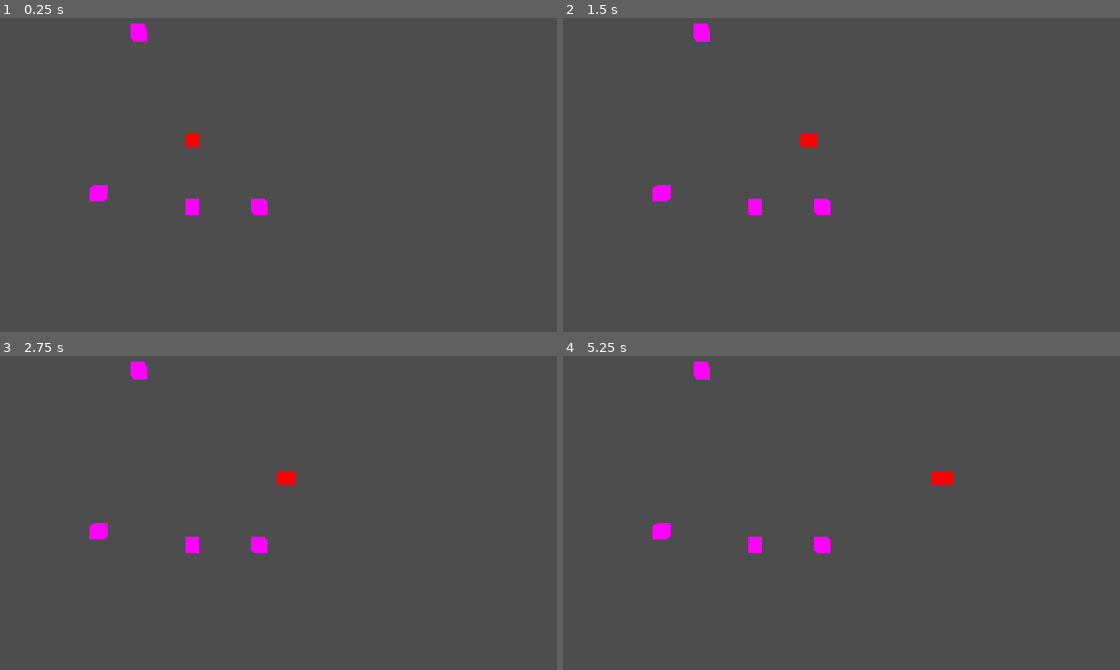
Above: before the commit, frames 1-4 (two rows, left to right).
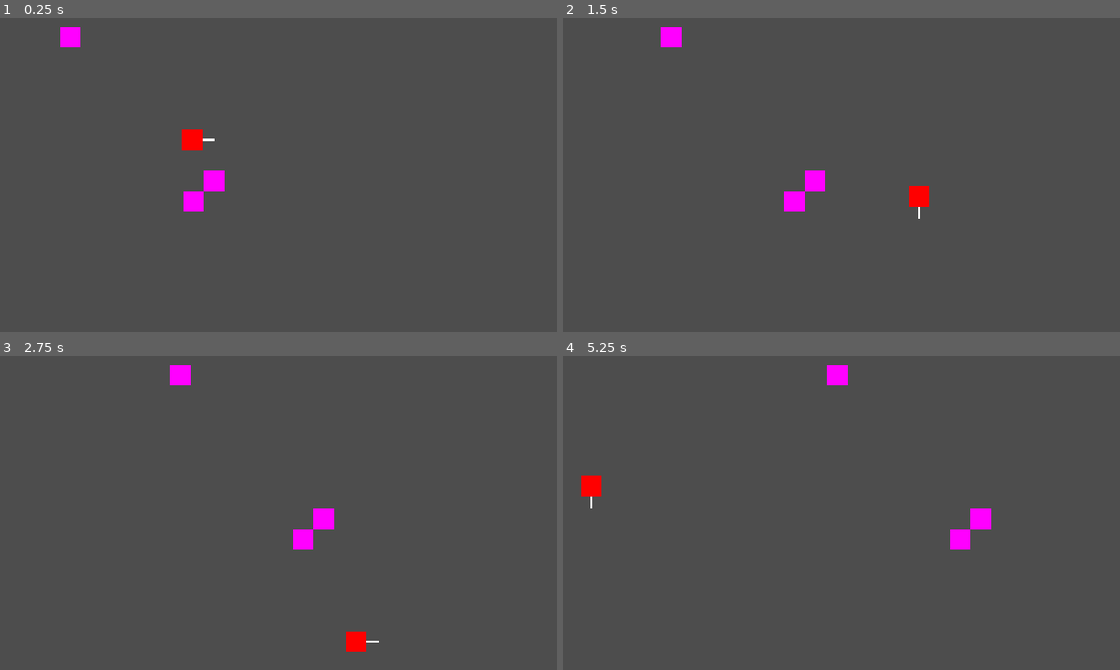
Above: after the commit, the same moments.

Repository: ralabate/cylinder-sorcerer
Game: Godot game, scene res://main.tscn
Same seed, same stepped clock (60 frames per second), same inputs: the game is played once before the commit and once after it.
Inputs:
- Up to frame 1 (0.25 s): no input
- Up to frame 2 (1.5 s): tap Enter (ui_accept) at 0.5, 0.77, 0.8, 1.07, 1.35 s; hold D 0.53-1.28 s; hold J 0.53-1.28 s; hold S from 1.28 s (still down)
- Up to frame 3 (2.75 s): tap Enter (ui_accept) at 1.52, 1.82, 2.3 s; tap J at 1.55 s; release S at 2.03 s; hold D from 2.03 s (still down); hold J from 2.03 s (still down)
- Up to frame 4 (5.25 s): release D at 2.78 s; release J at 2.78 s; hold W 2.78-3.53 s; tap J at 2.85, 4.35 s; tap Enter (ui_accept) at 3.02, 3.32, 3.6, 3.77, 4.07, 4.52, 4.82 s; hold A 3.53-5.03 s; hold S from 5.03 s (still down); hold J from 5.03 s (still down)

The runs differ from the first frame. In frame 1, 1.3% of the frame differs, in the area x 10-49%, y 1-63%; in frame 2, 1.7%; in frame 3, 1.7%; in frame 4, 1.8%, in the area x 3-77%, y 1-63%.

Commit message:
add baddies and sword

Diff:
--- a/cylinder-sorcerer/main.gd
+++ b/cylinder-sorcerer/main.gd
@@ -1,56 +1,152 @@
 extends Node3D
 
-@export var NUM_BADDIES: int
+const PLAYER_SPEED = 0.23
+const PLAYER_RADIUS = 0.5
+const PLAYER_SIZE = 1.0
+const PLAYER_ATTACK_ROOT_MOTION = 0.20
+
+const PLAYER_SWORD_FRAMES = 5
+const PLAYER_SWORD_IDLE_ANGLE = 0.0 # switch to degrees
+const PLAYER_SWORD_ATTACK_START_ANGLE = -0.80
+const PLAYER_SWORD_ATTACK_ANGLE_INCREMENT = 0.50
+const PLAYER_SWORD_LENGTH = 1.1
+
+const BADDIE_COUNT = 3
+const BADDIE_SPEED = 0.05
+const BADDIE_RADIUS = 0.5
+
+const WRAP_X = 4 + 4
+const WRAP_Z = 8 + 0
+
+var was_attacking: bool
+var is_attacking: bool
+var is_moving_left: bool
+var is_moving_right: bool
+var is_moving_up: bool
+var is_moving_down: bool
+
+var frame: int
+var sword_frame: int
+
+var player: Character
+var baddie: Character
+var baddie_list: Array[Character]
+var sword_pivot: Node3D
+var sword: MeshInstance3D
+var camera: Camera3D
 
 class Character:
 
 	var pos: Vector3
+	var theta: float
 	var radius: float
 	var color: Color
-	var meshInstance: MeshInstance3D
+	var mesh_instance: MeshInstance3D
 
 	func _init(p_pos: Vector3, p_radius: float, p_color: Color):
 		self.pos = p_pos
+		self.theta = 0
 		self.radius = p_radius
 		self.color = p_color
-		self.meshInstance = MeshInstance3D.new()
-		self.meshInstance.mesh = BoxMesh.new()
+		self.mesh_instance = MeshInstance3D.new()
+		self.mesh_instance.mesh = BoxMesh.new()
+		self.mesh_instance.mesh.size = Vector3(PLAYER_SIZE, PLAYER_SIZE, PLAYER_SIZE)
 		var material = StandardMaterial3D.new()
 		material.albedo_color = p_color
 		material.flags_unshaded = true
-		self.meshInstance.mesh.surface_set_material(0, material)
+		self.mesh_instance.mesh.surface_set_material(0, material)
 
-var player: Character
-var baddie: Character
-var baddie_list: Array[Character]
-var camera: Camera3D
+func is_overlapping(p1, r1, p2, r2):
+	return(p2.x - p1.x) * (p2.x - p1.x) + (p2.z - p1.z) * (p2.z - p1.z) < (r1 + r2) * (r1 + r2)
 
 func _ready() -> void:
-	# create characters
-	player = Character.new(Vector3.ZERO, 1.0, Color.RED)
-	for i in NUM_BADDIES:
+	player = Character.new(Vector3.ZERO, PLAYER_RADIUS, Color.RED)
+
+	sword_frame = PLAYER_SWORD_FRAMES
+	sword = MeshInstance3D.new()
+	sword.mesh = BoxMesh.new()
+	sword.mesh.size = Vector3(PLAYER_SWORD_LENGTH, 0.1, 0.1)
+	var material = StandardMaterial3D.new()
+	material.albedo_color = Color.WHITE
+	material.flags_unshaded = true
+	sword.mesh.surface_set_material(0, material)
+	sword_pivot = Node3D.new()
+	sword_pivot.add_child(sword)
+	player.mesh_instance.add_child(sword_pivot)
+
+	for i in BADDIE_COUNT:
 			var random_position = Vector3.ZERO
-			random_position.x = randi_range(-10, 10)
-			random_position.z = randi_range(-10, 10)
-			baddie_list.append(Character.new(random_position, 1.0, Color.MAGENTA))
-			print("Adding baddie" + str(i) + " at x=" + str(random_position.x) + " z=" + str(random_position.z))
+			random_position.x = randi_range(-WRAP_X, WRAP_X)
+			random_position.z = randi_range(-WRAP_Z, WRAP_Z)
+			baddie_list.append(Character.new(random_position, BADDIE_RADIUS, Color.MAGENTA))
 
-	# create camera
 	camera = Camera3D.new()
+	camera.set_orthogonal(20.0, 1.0, 40.0)
 	camera.look_at_from_position(Vector3(0, 20, 0), Vector3(0, 0, 0), Vector3(0, 0, -1))
 	camera.make_current()
 
-	# add meshes and camera to render list
-	var root = get_tree().root.get_children()[0]
-	root.add_child(player.meshInstance)
-	for i in NUM_BADDIES:
-		root.add_child(baddie_list[i].meshInstance)
+	var root = get_tree().root.get_children()[0] # Switch to Engine.get_main_loop() (as SceneTree)... or actually call get_node("Root") and pass it for the Character to attach
+	root.add_child(player.mesh_instance)
+	for i in BADDIE_COUNT:
+		root.add_child(baddie_list[i].mesh_instance)
 	root.add_child(camera)
 
 func _process(_delta: float) -> void:
-	if (Input.is_action_just_pressed("ui_accept")):
-		player.pos.x += 1;
-	player.meshInstance.global_transform.origin = player.pos
+	frame = frame + 1
+	sword_frame = min(sword_frame + 1, PLAYER_SWORD_FRAMES)
 
-	for i in NUM_BADDIES:
-		baddie_list[i].meshInstance.global_transform.origin = baddie_list[i].pos
+	is_attacking = Input.is_key_pressed(KEY_J)
+	if is_attacking && !was_attacking && sword_frame > PLAYER_SWORD_FRAMES:
+		sword_frame = 0
+		sword_pivot.transform = Transform3D.IDENTITY
+		sword_pivot.transform = sword_pivot.transform.rotated(Vector3.UP, PLAYER_SWORD_ATTACK_START_ANGLE)
+		was_attacking = is_attacking
+
+	sword.transform.origin = Vector3(PLAYER_SWORD_LENGTH/2.0, 0.0, 0.0) # can i do this up top? or not until it is added to the scene?
+
+	if sword_frame < PLAYER_SWORD_FRAMES:
+		sword_pivot.transform = sword_pivot.transform.rotated(Vector3.UP, PLAYER_SWORD_ATTACK_ANGLE_INCREMENT)
+	else:
+		sword_pivot.transform = Transform3D.IDENTITY
+		sword_pivot.transform = sword_pivot.transform.rotated(Vector3.UP, PLAYER_SWORD_IDLE_ANGLE)
+
+	if sword_frame == PLAYER_SWORD_FRAMES:
+		is_moving_left = Input.is_key_pressed(KEY_A)
+		if is_moving_left:
+			player.pos.x -= PLAYER_SPEED
+			player.theta = PI
+
+		is_moving_right = Input.is_key_pressed(KEY_D)
+		if is_moving_right:
+			player.pos.x += PLAYER_SPEED
+			player.theta = 0
+
+		is_moving_up = Input.is_key_pressed(KEY_W)
+		if is_moving_up:
+			player.pos.z -= PLAYER_SPEED
+			player.theta = PI/2.0
+
+		is_moving_down = Input.is_key_pressed(KEY_S)
+		if is_moving_down:
+			player.pos.z += PLAYER_SPEED
+			player.theta = -PI/2.0
+
+	player.pos.x = clamp(player.pos.x, -WRAP_X, WRAP_X)
+	player.pos.z = clamp(player.pos.z, -WRAP_Z, WRAP_Z)
+
+	player.mesh_instance.transform.origin = player.pos
+	var m1 = Basis.IDENTITY
+	player.mesh_instance.transform.basis = m1.rotated(Vector3.UP, player.theta)
+
+	var sword_tip_pos: Vector3
+	sword_tip_pos = sword_pivot.global_transform.origin + sword_pivot.basis.x.normalized() * PLAYER_SWORD_LENGTH
+
+	var sword_tip_radius = 0.1
+
+	for i in BADDIE_COUNT:
+		var b = baddie_list[i]
+		b.pos.x += BADDIE_SPEED * sin(0.01 * frame)
+		if is_overlapping(b.pos, b.radius, sword_tip_pos, sword_tip_radius):
+			b.pos.x = 0
+			b.pos.z = 0
+		b.mesh_instance.transform.origin = b.pos
